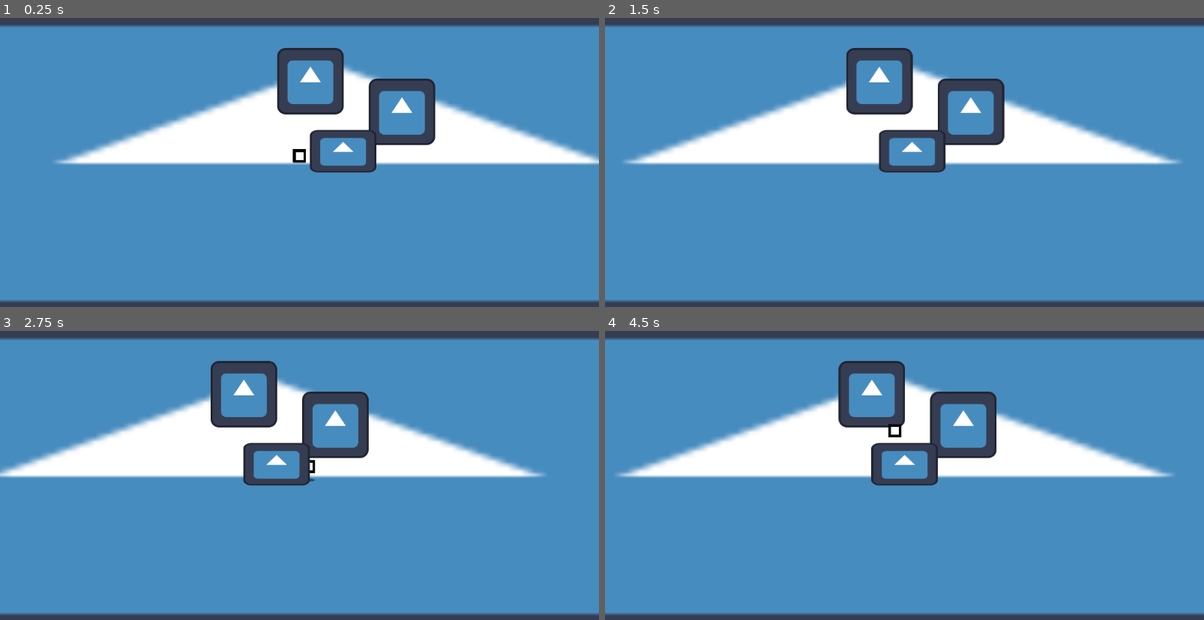
Above: before the commit, frames 1-4 (two rows, left to right).
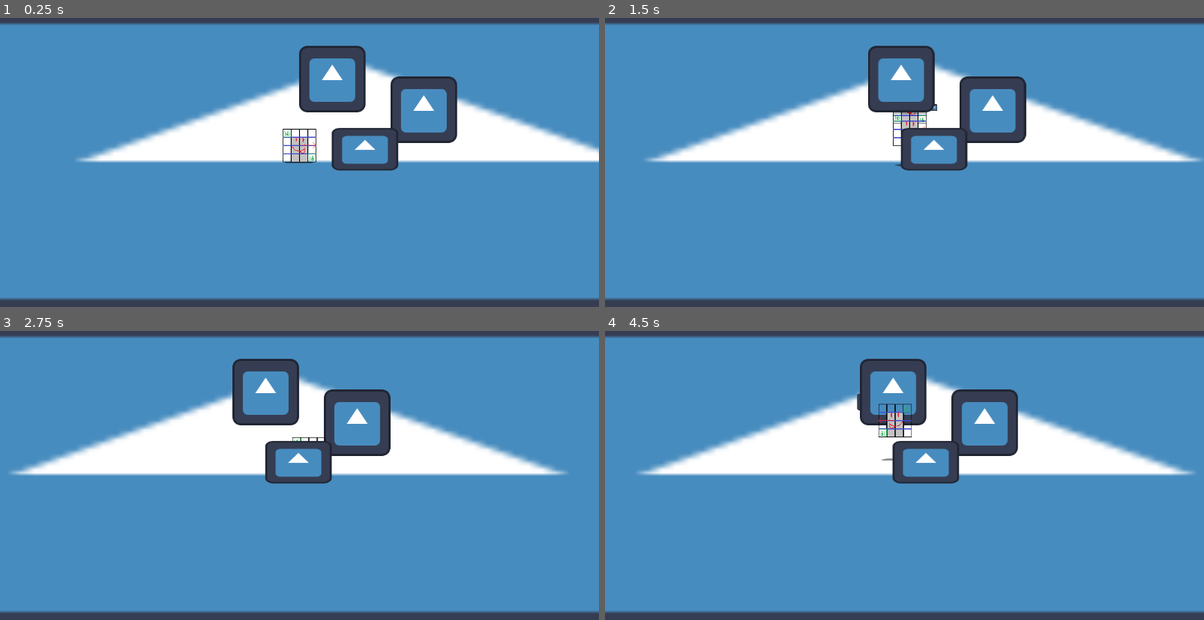
Above: after the commit, the same moments.

Repository: nicojude2005/RowdyBrawl
Game: Godot game, scene res://scenes/world_root.tscn
The game is run twice, just before and just after one commit, with the same random seed, the same clock (stepped at 60 frames per second) and the same inputs. The engine's default icon, where the game draws it, is replaced by a stand-in: a white triangle on a blue panel in a dark square.
Inputs:
- Up to frame 1 (0.25 s): no input
- Up to frame 2 (1.5 s): tap Enter at 0.5 s; hold D (right) 0.53-1.28 s; tap F (heavyAttack) at 0.6 s; tap Space (jump) at 0.77, 1.07 s; tap E (lightAttack) at 0.8, 1.35 s; hold S (down) from 1.28 s (still down)
- Up to frame 3 (2.75 s): tap Space (jump) at 1.52, 1.55, 1.82, 2.1 s; release S (down) at 2.03 s; hold D (right) from 2.03 s (still down); tap F (heavyAttack) at 2.3 s
- Up to frame 4 (4.5 s): release D (right) at 2.78 s; hold W (up) 2.78-3.53 s; tap F (heavyAttack) at 2.85, 4.35 s; tap Space (jump) at 3.02, 3.32, 3.77, 3.8, 4.07 s; tap E (lightAttack) at 3.05, 3.6 s; hold A (left) from 3.53 s (still down)

The runs differ from the first frame. In frame 1, 13% of the frame differs, in the area x 0-100%, y 1-99%; in frame 2, 14%; in frame 3, 13%; in frame 4, 14%.

Commit message:
Combat Scafolding
- made the hitbox parent class
- created the scenes for light and heavy attacks
- updated the player sprite to be size accurate (but not looks-accurate)

Diff:
--- /dev/null
+++ b/rowdybrawl/scenes/heavy_attack.tscn
@@ -0,0 +1,24 @@
+[gd_scene load_steps=5 format=3 uid="uid://df6js1m8i34eb"]
+
+[ext_resource type="PackedScene" uid="uid://b0v72xws7qv7b" path="res://scenes/hit_box.tscn" id="1_ieak1"]
+[ext_resource type="Texture2D" uid="uid://6cwi5lhw3t17" path="res://sprites/icon.svg" id="2_ri28e"]
+[ext_resource type="Texture2D" uid="uid://ss8hempfs1y8" path="res://sprites/playerBlockOutline64By64.png" id="3_ri28e"]
+
+[sub_resource type="CircleShape2D" id="CircleShape2D_uwotb"]
+radius = 24.0
+
+[node name="heavyAttack" instance=ExtResource("1_ieak1")]
+texture_filter = 1
+damage = 20
+
+[node name="CollisionShape2D" type="CollisionShape2D" parent="hurtArea" index="0"]
+position = Vector2(57, -32)
+shape = SubResource("CircleShape2D_uwotb")
+
+[node name="Sprite2D" type="Sprite2D" parent="hurtArea/CollisionShape2D" index="0"]
+scale = Vector2(0.25, 0.25)
+texture = ExtResource("2_ri28e")
+
+[node name="Sprite2D" type="Sprite2D" parent="." index="1"]
+position = Vector2(0, -32)
+texture = ExtResource("3_ri28e")
--- /dev/null
+++ b/rowdybrawl/scenes/hit_box.tscn
@@ -0,0 +1,10 @@
+[gd_scene load_steps=2 format=3 uid="uid://b0v72xws7qv7b"]
+
+[ext_resource type="Script" uid="uid://bbx8yuyxie7rb" path="res://scripts/hit_box.gd" id="1_ido3m"]
+
+[node name="hitBox" type="Node2D"]
+script = ExtResource("1_ido3m")
+
+[node name="hurtArea" type="Area2D" parent="."]
+
+[connection signal="body_shape_entered" from="hurtArea" to="." method="_on_hurt_area_body_shape_entered"]
--- /dev/null
+++ b/rowdybrawl/scenes/light_attack.tscn
@@ -0,0 +1,25 @@
+[gd_scene load_steps=5 format=3 uid="uid://cclox11udehj4"]
+
+[ext_resource type="PackedScene" uid="uid://b0v72xws7qv7b" path="res://scenes/hit_box.tscn" id="1_0xsnh"]
+[ext_resource type="Texture2D" uid="uid://6cwi5lhw3t17" path="res://sprites/icon.svg" id="2_uwm0m"]
+[ext_resource type="Texture2D" uid="uid://ss8hempfs1y8" path="res://sprites/playerBlockOutline64By64.png" id="3_4m2gq"]
+
+[sub_resource type="CircleShape2D" id="CircleShape2D_uwm0m"]
+radius = 14.0
+
+[node name="LightAttack" instance=ExtResource("1_0xsnh")]
+texture_filter = 1
+damage = 10
+
+[node name="CollisionShape2D" type="CollisionShape2D" parent="hurtArea" index="0"]
+position = Vector2(47, -31)
+shape = SubResource("CircleShape2D_uwm0m")
+
+[node name="Sprite2D" type="Sprite2D" parent="hurtArea/CollisionShape2D" index="0"]
+scale = Vector2(0.1, 0.1)
+texture = ExtResource("2_uwm0m")
+
+[node name="Sprite2D" type="Sprite2D" parent="." index="1"]
+show_behind_parent = true
+position = Vector2(0, -32)
+texture = ExtResource("3_4m2gq")
--- a/rowdybrawl/scenes/the_player.tscn
+++ b/rowdybrawl/scenes/the_player.tscn
@@ -1,16 +1,17 @@
-[gd_scene load_steps=7 format=3 uid="uid://bnm16edtntj06"]
+[gd_scene load_steps=8 format=3 uid="uid://bnm16edtntj06"]
 
-[ext_resource type="Texture2D" uid="uid://bwmmq1tewwe2m" path="res://sprites/blockDebug.png" id="1_gwco0"]
 [ext_resource type="Script" uid="uid://d1lb2i55l1d4y" path="res://scripts/the_player.gd" id="1_qsbax"]
 [ext_resource type="PackedScene" uid="uid://b0py0r48mo2wi" path="res://scenes/camera_manager.tscn" id="3_olns3"]
 [ext_resource type="Texture2D" uid="uid://dnadcguif2xdk" path="res://sprites/shadowPixel.png" id="3_opa1r"]
+[ext_resource type="Texture2D" uid="uid://ss8hempfs1y8" path="res://sprites/playerBlockOutline64By64.png" id="3_ql0lh"]
+[ext_resource type="Script" uid="uid://dyscpc1wk0tgf" path="res://scripts/camera_controller.gd" id="5_ql0lh"]
 
 [sub_resource type="CapsuleShape2D" id="CapsuleShape2D_qsbax"]
-radius = 3.0
-height = 24.0
+radius = 5.0
+height = 62.0
 
 [sub_resource type="RectangleShape2D" id="RectangleShape2D_opa1r"]
-size = Vector2(24, 24)
+size = Vector2(51, 60)
 
 [node name="thePlayer" type="Node2D"]
 script = ExtResource("1_qsbax")
@@ -19,6 +20,7 @@
 unique_name_in_owner = true
 
 [node name="CollisionShape2D" type="CollisionShape2D" parent="playerBody"]
+position = Vector2(0, -2)
 rotation = 1.5707964
 shape = SubResource("CapsuleShape2D_qsbax")
 
@@ -37,6 +39,7 @@
 self_modulate = Color(1, 1, 1, 0.78039217)
 texture_filter = 1
 position = Vector2(0, -10)
+scale = Vector2(2.2, 1)
 texture = ExtResource("3_opa1r")
 
 [node name="hitBox" type="Node2D" parent="playerBody"]
@@ -45,14 +48,15 @@
 [node name="Area2D" type="Area2D" parent="playerBody/hitBox"]
 
 [node name="CollisionShape2D" type="CollisionShape2D" parent="playerBody/hitBox/Area2D"]
-position = Vector2(0, -12)
+position = Vector2(0.5, -30)
 shape = SubResource("RectangleShape2D_opa1r")
 debug_color = Color(0, 0.5930971, 0.73992854, 0.41960785)
 
 [node name="Sprite2D" type="Sprite2D" parent="playerBody/hitBox"]
 z_index = 1
 texture_filter = 1
-position = Vector2(0, -12)
-texture = ExtResource("1_gwco0")
+position = Vector2(0, -32)
+texture = ExtResource("3_ql0lh")
 
 [node name="cameraController" parent="." instance=ExtResource("3_olns3")]
+script = ExtResource("5_ql0lh")
--- a/rowdybrawl/scenes/world_root.tscn
+++ b/rowdybrawl/scenes/world_root.tscn
@@ -7,7 +7,7 @@
 [node name="worldRoot" type="Node2D"]
 
 [node name="thePlayer" parent="." instance=ExtResource("2_t21ho")]
-position = Vector2(-83, 119)
+position = Vector2(-125, 123)
 
 [node name="debugProp" parent="." instance=ExtResource("3_t21ho")]
 position = Vector2(-62, 27)
--- /dev/null
+++ b/rowdybrawl/scripts/hit_box.gd
@@ -0,0 +1,30 @@
+extends Node2D
+class_name hitBox
+
+var myZIndex
+var zReach = 5
+@export var damage : int
+var duration : float = 10000
+var activeAfter : float = 0
+var lifeTimer : float = 0
+
+func _on_hurt_area_body_shape_entered(body_rid: RID, body: Node2D, body_shape_index: int, local_shape_index: int) -> void:
+	var enemyZIndex = 0
+
+	if (enemyZIndex < myZIndex + zReach and enemyZIndex > myZIndex - zReach) and lifeTimer >= activeAfter:
+		damageEnemy()
+
+func _process(delta: float) -> void:
+	lifeTimer += delta
+
+	if duration <= 0:
+		removeSelf()
+	else:
+		duration -= delta
+
+func removeSelf():
+	self.queue_free()
+
+func damageEnemy():
+	#TODO implement damaging method
+	pass
--- a/rowdybrawl/scripts/prop.gd
+++ b/rowdybrawl/scripts/prop.gd
@@ -3,6 +3,7 @@
 
 
 @onready var prop_sprites: Node2D = $propSprites
+@onready var zPosition : float = self.global_position.y
 
 func _ready() -> void:
 
@@ -13,7 +14,7 @@
 	for propSprite : Sprite2D in prop_sprites.get_children():
 		#yOffset = propSprite.global_position.y + propSprite.texture.get_height()/2.0
 
-		if  self.global_position.y < RenderingServer.CANVAS_ITEM_Z_MAX and self.global_position.y > RenderingServer.CANVAS_ITEM_Z_MIN:
-			propSprite.z_index = int(self.global_position.y)
+		if  zPosition < RenderingServer.CANVAS_ITEM_Z_MAX and zPosition > RenderingServer.CANVAS_ITEM_Z_MIN:
+			propSprite.z_index = int(zPosition)
 		else :
 			print("WARNING THIS BITCH TOO FAR UP OR DOWN. i cant render this bitch's Z index: " + str(propSprite))
--- a/rowdybrawl/scripts/the_player.gd
+++ b/rowdybrawl/scripts/the_player.gd
@@ -10,6 +10,9 @@
 @onready var shadow: Sprite2D = $playerBody/shadow
 @onready var hit_box: Node2D = $playerBody/hitBox
 
+const LIGHT_ATTACK = preload("uid://cclox11udehj4")
+const HEAVY_ATTACK = preload("uid://df6js1m8i34eb")
+
 
 
 var maxSpeed = 100
@@ -17,23 +20,25 @@
 var groundFriction = 10      # these set up basic ground movement
 var yReductionPercent = 0.7
 
-var playerZPosition : float = 0.0
-var playerZVelocity : float = 0.0 # to handle movement in the (half-fake) Z direction
+var playerYPosition : float = 0.0
+var playerYVelocity : float = 0.0 # to handle movement in the (half-fake) Z direction
 
 var grounded = true                # handles jumping and falling
 var jumpVelocity : float = 300
 var gravity: int = ProjectSettings.get_setting("physics/2d/default_gravity")
 
-var attackIsBusy = false
+var attackBusyTimer : float = 0
 
-func _physics_process(_delta: float) -> void:     # _physics_process runs in fixed(very tiny) intervals, regardless of the framerate
+func _physics_process(delta: float) -> void:     # _physics_process runs in fixed(very tiny) intervals, regardless of the framerate
 												 # This makes it good for movement and physics-based code
 
+	if attackBusyTimer > 0:
+		attackBusyTimer -= delta
+
 	# attacks and stuff
-
-	if Input.is_action_just_pressed("lightAttack") and !attackIsBusy:
+	if Input.is_action_just_pressed("lightAttack") and attackBusyTimer <= 0:
 		lightAttack()
-	elif Input.is_action_just_pressed("heavyAttack") and !attackIsBusy:
+	elif Input.is_action_just_pressed("heavyAttack") and attackBusyTimer <= 0:
 		heavyAttack()
 
 
@@ -66,14 +71,14 @@
 
 #	z axis logic
 	if !grounded:
-		playerZVelocity -= 9.8
-		playerZPosition += playerZVelocity
+		playerYVelocity -= 9.8
+		playerYPosition += playerYVelocity
 
-	if playerZPosition <= 0 and !grounded:
+	if playerYPosition <= 0 and !grounded:
 		land()
 
 #	disables ground collision when high enough in the air
-	if playerZPosition > 2500:
+	if playerYPosition > 2500:
 		playerBody.collision_mask = 2
 	#rich_text_label.text = str(playerBody.collision_mask)
 
@@ -82,7 +87,7 @@
 		sprite_2d.z_index = int(playerBody.global_position.y)
 
 
-	hit_box.position.y = -(playerZPosition / 100)
+	hit_box.position.y = -(playerYPosition / 100)
 
 	playerBody.move_and_slide()  # this function is what actually applies the player's velocity to their position. It also does all the collision checks
 
@@ -99,21 +104,34 @@
 	# spawn a hitbox in front of the player, for a Duration equal to the Light Attack Duration time
 	# and it has the size of Light attack Size
 	# and it does Light Attack Damage
-	pass
+	var lightAttackHitbox : hitBox = LIGHT_ATTACK.instantiate();
+	lightAttackHitbox.myZIndex = playerBody.position.y
+	hit_box.add_child(lightAttackHitbox)
+
+	lightAttackHitbox.position = hit_box.position
+	lightAttackHitbox.duration = .15
+	attackBusyTimer = .2
+
 
 func heavyAttack():
 	# same thing as light attack but with different numbers
-	pass
+	var heavyAttackHitbox : hitBox = HEAVY_ATTACK.instantiate();
+	heavyAttackHitbox.myZIndex = playerBody.position.y
+	hit_box.add_child(heavyAttackHitbox)
+
+	heavyAttackHitbox.position = hit_box.position
+	heavyAttackHitbox.duration = .4
+	attackBusyTimer = .5
 
 func jump():
-	playerZVelocity = jumpVelocity
+	playerYVelocity = jumpVelocity
 	grounded = false
 	#playerBody.collision_mask = 2
 
 func land():
 	grounded = true
-	playerZVelocity = 0
-	playerZPosition = 0
+	playerYVelocity = 0
+	playerYPosition = 0
 	playerBody.collision_mask = 1
 
 func applyFrictionX():
Renamed: rowdybrawl/scenes/camera_manager.gd -> rowdybrawl/scripts/camera_manager.gd
Renamed: rowdybrawl/scenes/camera_manager.gd.uid -> rowdybrawl/scripts/camera_manager.gd.uid
Not shown, added: rowdybrawl/scripts/hit_box.gd.uid
Binary file added: rowdybrawl/sprites/playerBlockOutline64By64.png
Not shown, added: rowdybrawl/sprites/playerBlockOutline64By64.png.import
Binary file added: rowdybrawl/sprites/playerDevCube.png
Not shown, added: rowdybrawl/sprites/playerDevCube.png.import
